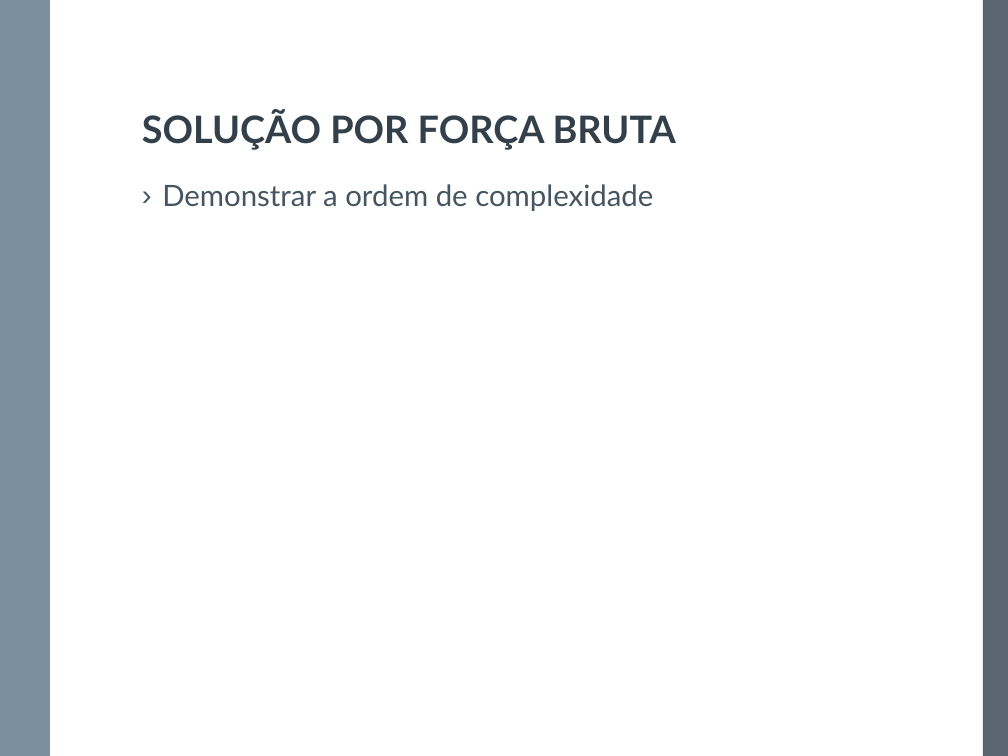
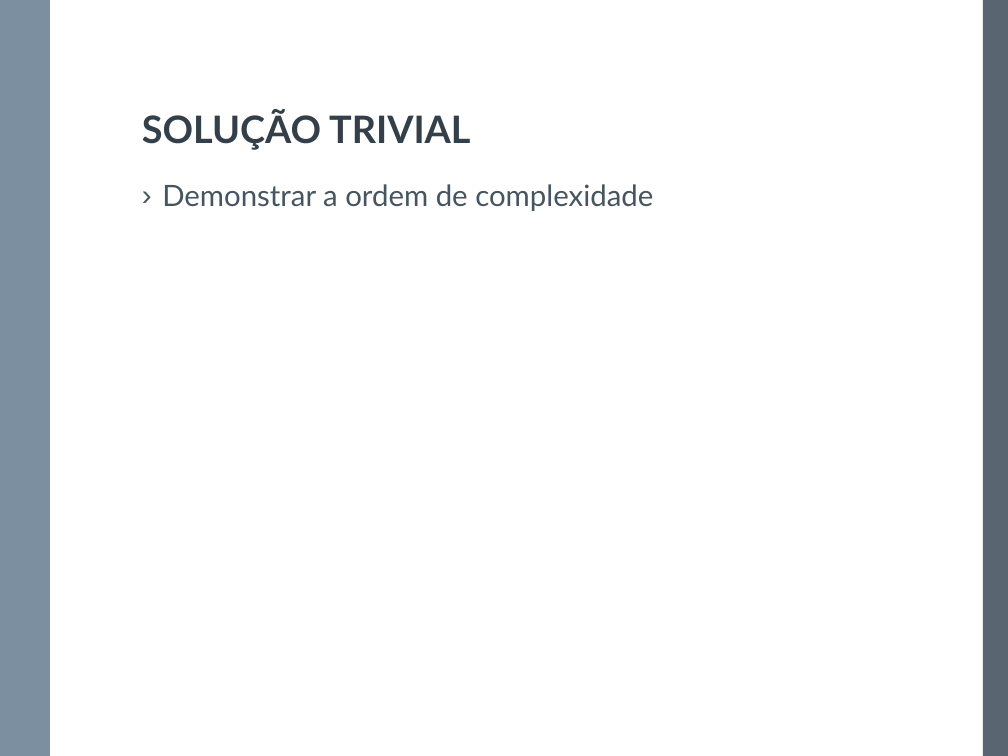
Before and after one commit to denisjose/divideandconquer, a slide deck: slide 4 of Apresentação.pptx. Drawn at 1008x756 pixels with LibreOffice and Linux fonts; fonts in the diff are those of the drawing. Boxes give left, top, right and bottom in pixels: in the first picture for what was removed or moved away, otherwise in the second. Text is boxed around its words. In the diff, an @@ line names an element or a change of style, - is before the commit and + after.

```diff
--- a/Apresentação.pptx
+++ b/Apresentação.pptx
@@ title at (x1=142, y1=110, x2=470, y2=150): text changed @@
-SOLUÇÃO POR FORÇA BRUTA
+SOLUÇÃO TRIVIAL
```
Also in this commit, not shown: 3 other slides changed, 4 other files.
